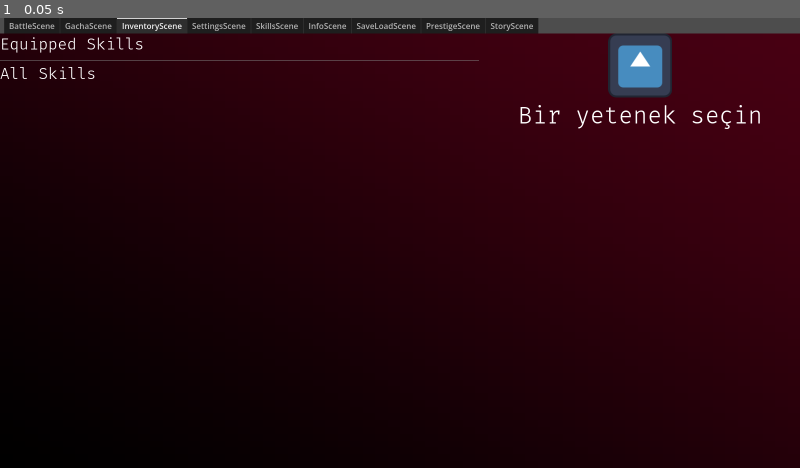
Above: before the commit, frame 1.
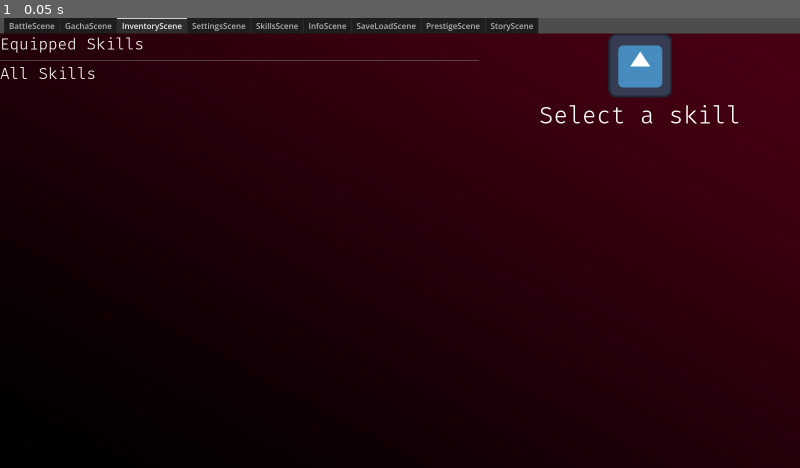
Above: after the commit, the same moment.

Repository: KeremArdaK/idling_to_cultivate
Game: Godot game, scene res://Scenes/master_scene.tscn
Same seed, same stepped clock (60 frames per second), same inputs: the game is played once before the commit and once after it. The engine's default icon, where the game draws it, is replaced by a stand-in: a white triangle on a blue panel in a dark square.
Inputs:
- Up to frame 1 (0.05 s): no input

The runs differ from the first frame. In frame 1, 0.5% of the frame differs, in the area x 65-95%, y 19-25%.

Commit message:
Add SignalManager and persist dark mana upgrades
Add a new SignalManager node (and its uid) and register it in project.godot. Persist dark_mana_upgrades in save_manager: save and load the field and reset soul_fragments on hard reset. UI tweaks: translate inventory skill placeholder to English, remove the per-frame _process UI updater from right_top_panel, and fix the attack speed cost key to use "base_as".

Diff:
--- a/Globals/save_manager.gd
+++ b/Globals/save_manager.gd
@@ -22,6 +22,7 @@
 	current_save.total_enemies_defeated = Globals.total_enemies_defeated
 	current_save.soul_fragments = Globals.soul_fragments
 	current_save.prestige_upgrades = Globals.prestige_upgrades
+	current_save.dark_mana_upgrades = Globals.dark_mana_upgrades
 	#şablonu diske yazdır
 	ResourceSaver.save(current_save, SAVE_PATH)
 	print("Başarıyla kaydedildi.")
@@ -38,6 +39,7 @@
 			Globals.current_floor = loaded_save.current_floor
 			Globals.player_inv.unlocked_skills = loaded_save.unlocked_skills
 			Globals.player_inv.equipped_skills = loaded_save.equipped_skills
+			Globals.dark_mana_upgrades = loaded_save.dark_mana_upgrades
 
 			Globals.calculate_combat_stats()
 		else:
@@ -53,6 +55,7 @@
 	Globals.current_floor = 1
 	Globals.enemies_defeated = 0
 	Globals.total_enemies_defeated = 0
+	Globals.soul_fragments = 0
 
 	#çantayı ve yetenekleri tamamen boşalt
 	Globals.player_inv.equipped_skills.clear()
--- a/Scenes/inventory_scene.gd
+++ b/Scenes/inventory_scene.gd
@@ -116,7 +116,7 @@
 		btn_unequip.visible = false
 
 func clear_details_panel():
-	skill_name.text = "Bir yetenek seçin"
+	skill_name.text = "Select a skill"
 	skill_rarity.text = ""
 	skill_desc.text = ""
 	btn_equip.visible = false
--- a/Scenes/right_top_panel.gd
+++ b/Scenes/right_top_panel.gd
@@ -11,9 +11,6 @@
 
 var base_cost: float = 50.0
 var cost_multiplier: float = 1.3
-
-func _process(delta: float) -> void:
-	update_all_ui()
 
 func _ready() -> void:
 	update_all_ui()
@@ -48,5 +45,5 @@
 	outer_str_lbl.text = "Outer Strength"
 	toughness_btn.text = "Upgrade (" + Globals.format_number(get_cost("base_bamt")) + ")"
 	toughness_lbl.text = "Toughness"
-	as_btn.text = "Upgrade (" + Globals.format_number(get_cost("base_atk_speed")) + ")"
+	as_btn.text = "Upgrade (" + Globals.format_number(get_cost("base_as")) + ")"
 	as_lbl.text = "Attack Speed"
--- a/project.godot
+++ b/project.godot
@@ -20,6 +20,7 @@
 Globals="*uid://cs2mrpqgbwoo6"
 SaveManager="*uid://hjxjiq3rk30h"
 GlobalNotifier="*uid://hdpanssopsq1"
+SignalManager="*uid://dj2us3k4fieyl"
 
 [display]
 
--- /dev/null
+++ b/signal_manager.gd
@@ -0,0 +1,6 @@
+extends Node
+
+
+signal dark_mana_changed
+signal combat_stats_changed
+signal floor_changed
Not shown, added: signal_manager.gd.uid
